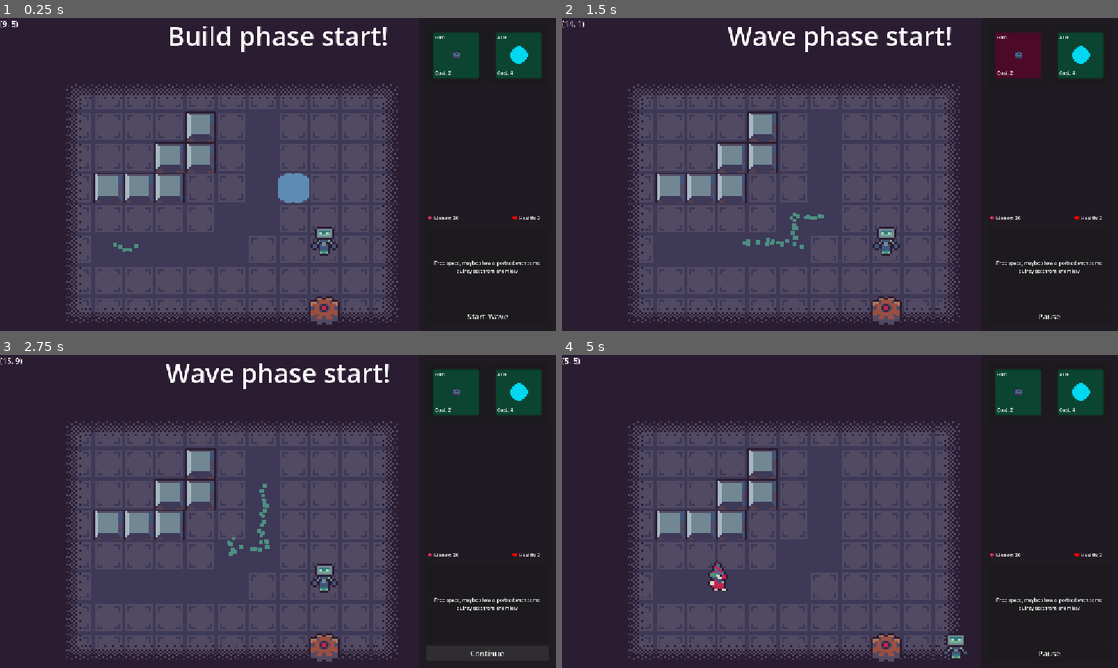
Above: before the commit, frames 1-4 (two rows, left to right).
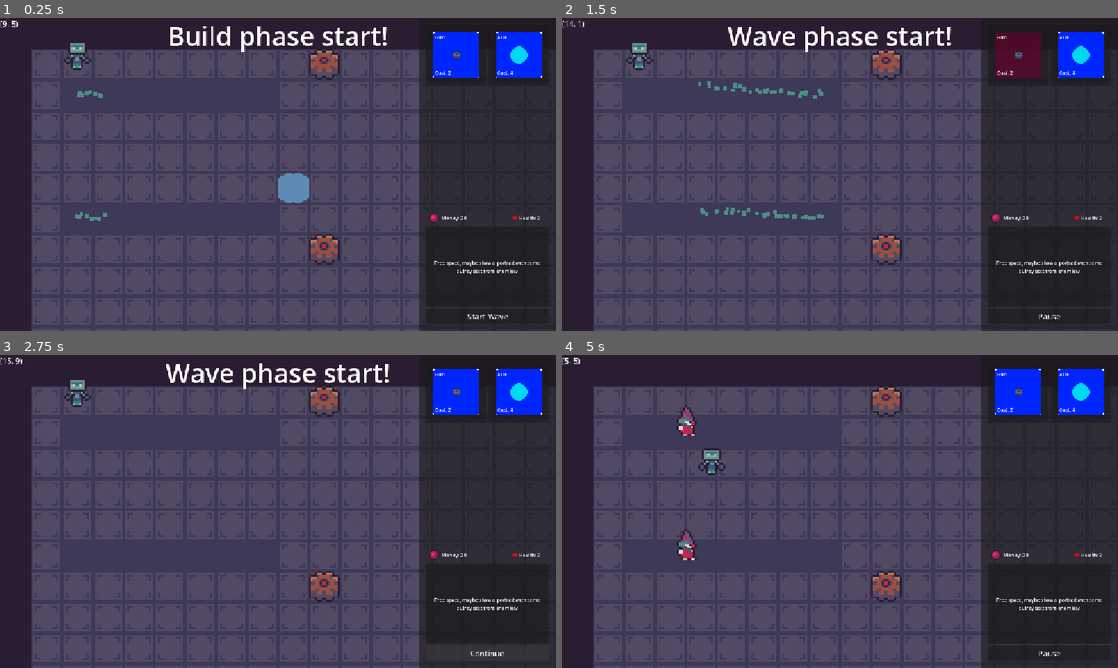
Above: after the commit, the same moments.

Repository: aughckt/spin-to-win
Game: Godot game, scene res://structure/level_manager.tscn
Two runs of this game, one before a commit and one after it. Both use one fixed random seed, a clock stepped at 60 frames per second and the inputs below. The engine's default icon, where the game draws it, is replaced by a stand-in: a white triangle on a blue panel in a dark square.
Inputs (mouse positions are in pixels of both pictures, inside the frame that each line leads up to):
- Up to frame 1 (0.25 s): no input
- Up to frame 2 (1.5 s): click "Start Wave" at 0.5 s; click (1017, 55) at 1.27 s
- Up to frame 3 (2.75 s): click "Pause" at 2 s
- Up to frame 4 (5 s): click "Continue" at 2.75 s; move the mouse to (962, 495) at 3.52 s; hold D (right) 3.53-4.28 s; hold Mouse wheel down (scroll_down) 3.53-4.28 s; click (962, 495) at 3.67 s; move the mouse to (728, 527) at 4.27 s; hold S (down) from 4.28 s (still down); tap Mouse wheel up (scroll_up) at 4.35 s

The runs differ from the first frame. In frame 1, 27% of the frame differs, in the area x 5-98%, y 4-100%; in frame 2, 26%; in frame 3, 27%; in frame 4, 28%.

Commit message:
bunch of different stuff

Diff:
--- /dev/null
+++ b/environment/confetti.tscn
@@ -0,0 +1,22 @@
+[gd_scene format=3 uid="uid://bio0r66wrop0y"]
+
+[sub_resource type="Gradient" id="Gradient_te1ty"]
+colors = PackedColorArray(1, 0, 0, 1, 1, 0, 0, 1)
+
+[sub_resource type="GradientTexture2D" id="GradientTexture2D_l6kgk"]
+gradient = SubResource("Gradient_te1ty")
+width = 8
+height = 8
+
+[sub_resource type="ParticleProcessMaterial" id="ParticleProcessMaterial_fbxa2"]
+lifetime_randomness = 0.3
+particle_flag_disable_z = true
+emission_shape = 3
+emission_box_extents = Vector3(576, 1, 1)
+gravity = Vector3(0, 98, 0)
+
+[node name="GPUParticles2D" type="GPUParticles2D" unique_id=1765881768]
+amount = 128
+texture = SubResource("GradientTexture2D_l6kgk")
+lifetime = 20.0
+process_material = SubResource("ParticleProcessMaterial_fbxa2")
--- a/environment/environment.gd
+++ b/environment/environment.gd
@@ -496,13 +496,14 @@
 const SPREAD_DEGRESS: float = 15
 @export var hud_layer: CanvasLayer
 func spawn_money(amount: int, at: Vector2) -> void:
+	var target :=  hud.nose_target.global_position + hud.nose_target.size / 2
 	for _i in range(amount):
 		var nose := Nose.create()
 		nose.reparent.call_deferred(hud_layer)
 		nose.global_position = at
-		nose.target_point = hud.nose_target.global_position
+		nose.target_point = target
 
 		var speed := randf_range(INITIAL_NOSE_VEL.x, INITIAL_NOSE_VEL.y)
 		var angle := deg_to_rad(randf_range(-SPREAD_DEGRESS, SPREAD_DEGRESS))
 
-		nose.vel = (-nose.global_position.direction_to(nose.target_point)).rotated(angle) * speed
+		nose.vel = (-nose.global_position.direction_to(target)).rotated(angle) * speed
--- a/environment/wave_marker.gd
+++ b/environment/wave_marker.gd
@@ -8,9 +8,12 @@
 #minimum distance towards target
 @export var min_dist_to_target: float = 0.1
 
+@export var particles: GPUParticles2D
+
 var target_pos: Vector2
 var walk_normal: Vector2
 
+var spawn_point: SpawnPoint
 signal end_reached(marker: WaveMarker)
 
 static var pool: Pool
@@ -19,7 +22,6 @@
 func _ready() -> void:
 	target_pos = global_position
 	walk_normal = Vector2.ZERO
-
 
 func _physics_process(delta: float) -> void:
 	if not Env.INST:
@@ -55,6 +57,7 @@
 	var marker := _get_pool().get_inst() as WaveMarker
 	marker.target_pos = marker.global_position
 	marker.walk_normal = Vector2.ZERO
+	marker.spawn_point = null
 	return marker
 
 func remove() -> void:
--- a/environment/wave_marker.tscn
+++ b/environment/wave_marker.tscn
@@ -22,7 +22,6 @@
 particle_flag_disable_z = true
 emission_shape = 1
 emission_sphere_radius = 10.0
-inherit_velocity_ratio = 0.1
 direction = Vector3(0, -1, 0)
 spread = 20.0
 initial_velocity_min = 15.0
@@ -30,10 +29,11 @@
 gravity = Vector3(0, 0, 0)
 damping_curve = SubResource("CurveTexture_3c1eq")
 
-[node name="WaveMarker" type="Node2D" unique_id=944576945]
+[node name="WaveMarker" type="Node2D" unique_id=944576945 node_paths=PackedStringArray("particles")]
 z_index = 100
 script = ExtResource("1_e7v72")
 move_speed = 250.0
+particles = NodePath("GPUParticles2D")
 
 [node name="GPUParticles2D" type="GPUParticles2D" parent="." unique_id=1522238229]
 amount = 32
--- a/structure/level.gd
+++ b/structure/level.gd
@@ -22,14 +22,17 @@
 
 	spawn_marker()
 
+func spawn_marker_at(spawn_point: SpawnPoint) -> void:
+	var marker := WaveMarker.create()
+	marker.reparent.call_deferred(spawn_point)
+	marker.end_reached.connect(_on_marker_end_reached)
+	marker.global_position = spawn_point.global_position
+	marker.target_pos = marker.global_position
+	marker.spawn_point = spawn_point
 
 func spawn_marker() -> void:
 	for spawn_point: SpawnPoint in spawn_points:
-		var marker := WaveMarker.create()
-		marker.reparent.call_deferred(spawn_point)
-		marker.end_reached.connect(_on_marker_end_reached)
-		marker.global_position = spawn_point.global_position
-		marker.target_pos = marker.global_position
+		spawn_marker_at(spawn_point)
 
 
 func set_build_phase(value: bool) -> void:
@@ -41,7 +44,7 @@
 	marker.remove()
 
 	if LevelManager.INST.is_build_phase:
-		spawn_marker()
+		spawn_marker_at(marker.spawn_point)
 
 
 func _on_wave_finished() -> void:
--- a/structure/level_manager.gd
+++ b/structure/level_manager.gd
@@ -5,6 +5,7 @@
 
 @export var current_level_index: int = 0
 var level_array: Array[PackedScene] = [
+	preload("res://structure/levels/level_multilane.tscn"),
 	preload("res://structure/levels/level_gunturn.tscn"),
 	preload("res://structure/levels/level_aoe_intro.tscn"),
 	preload("res://structure/levels/level_multilane.tscn")]
--- a/structure/levels/level_gunturn.tscn
+++ b/structure/levels/level_gunturn.tscn
@@ -29,7 +29,7 @@
 tile_map_data = PackedByteArray("AAADAAIAAAADAAAAAAAEAAIAAAADAAAAAAAFAAIAAAADAAAAAAAGAAIAAAADAAAAAAAHAAIAAAADAAAAAAAIAA …(464 unchanged characters)…
 
 [node name="GearMap" parent="Environment" parent_id_path=PackedInt32Array(123182581) index="4" unique_id=916456414]
-tile_map_data = PackedByteArray("AAAKAAkAAAABAAAAAAA=")
+tile_map_data = PackedByteArray("AAAKAAgAAAABAAAAAAA=")
 
 [node name="Player" parent="Environment" parent_id_path=PackedInt32Array(123182581) index="12" unique_id=1382910038]
 position = Vector2(672, 480)
--- a/towers/gun_tower/bullet.gd
+++ b/towers/gun_tower/bullet.gd
@@ -10,6 +10,8 @@
 
 static var pool: Pool
 const scene: PackedScene = preload("res://towers/gun_tower/bullet.tscn")
+
+@export var sprite: Sprite2D
 
 func _ready() -> void:
 	area_entered.connect(_on_area_entered)
--- a/towers/gun_tower/bullet.tscn
+++ b/towers/gun_tower/bullet.tscn
@@ -1,20 +1,20 @@
 [gd_scene format=3 uid="uid://clfhqev8mp6xc"]
 
-[ext_resource type="Texture2D" uid="uid://btm4vlsmnxvyw" path="res://icon.svg" id="1_j3grx"]
 [ext_resource type="Script" uid="uid://fj7l6fedtag4" path="res://towers/gun_tower/bullet.gd" id="1_wwakr"]
+[ext_resource type="Texture2D" uid="uid://042qp425i7v" path="res://ui/tie.png" id="2_nnk04"]
 
 [sub_resource type="CircleShape2D" id="CircleShape2D_idurc"]
-radius = 24.092964
+radius = 11.401754
 
-[node name="Bullet" type="Area2D" unique_id=1233644382]
+[node name="Bullet" type="Area2D" unique_id=1233644382 node_paths=PackedStringArray("sprite")]
 collision_layer = 0
 collision_mask = 3
 script = ExtResource("1_wwakr")
+sprite = NodePath("Icon")
 
 [node name="Icon" type="Sprite2D" parent="." unique_id=1605290369]
-modulate = Color(0, 0, 0, 1)
-scale = Vector2(0.3797398, 0.3797398)
-texture = ExtResource("1_j3grx")
+scale = Vector2(4, 4)
+texture = ExtResource("2_nnk04")
 
 [node name="CollisionShape2D" type="CollisionShape2D" parent="." unique_id=312063557]
 shape = SubResource("CircleShape2D_idurc")
--- a/towers/gun_tower/gun_tower.gd
+++ b/towers/gun_tower/gun_tower.gd
@@ -20,6 +20,14 @@
 	bullet.dir = (Vector2.RIGHT).rotated(-gun_rotation)
 	bullet.global_position = global_position
 	bullet.damage = data.damage
+
+	var dir := bullet.dir as Vector2i #if you dont change it to ints you get -0, i love floating point precision errors
+	if abs(dir.x) > abs(dir.y):
+		bullet.sprite.rotation_degrees = 90
+		bullet.sprite.flip_v = dir.x < 0
+	else:
+		bullet.sprite.rotation_degrees = 0
+		bullet.sprite.flip_v = dir.y > 0
 
 	SoundBus.play_sound(shoot_sound)
 
--- a/troopers/trooper.gd
+++ b/troopers/trooper.gd
@@ -70,6 +70,9 @@
 	pool_self()
 
 func take_damage(amount: int) -> void:
+	if hp <= 0:
+		return
+
 	hp -= amount
 	#youre not tweening it, right? this just shrinks the clown as it takes damage?
 	#sprite.scale = Vector2(hp/100.0,hp/100.0)
--- a/troopers/trooper.gdshader
+++ b/troopers/trooper.gdshader
@@ -7,8 +7,31 @@
 
 uniform vec3 grey: source_color;
 
+uniform float border: hint_range(0.0, 1.0, 0.1);
+
+vec4 get_col(vec2 uv, vec2 pixel_size) {
+	//if (int(trunc(pixel_size.y * 18.)) == 0) {
+	//	return vec4(0., 0., 1., 1.);
+	//}
+
+	vec2 pixel = uv * (1. / pixel_size);
+	float border_y = border * (1. / (1./18.));//pixel_size.x);
+
+	vec4 col = vec4(0.);
+
+	if (int(pixel.y) == 9) {//int(border_y)) {
+		col.r = 1.;
+		col.a = 1.;
+	}
+
+	return col;
+}
+
 void fragment() {
 	vec3 col = COLOR.rgb;
+
+
+
 
 	//vec3 evil = vec3(1) - col;
 	//col -= evil * progress * strength;
@@ -40,5 +63,8 @@
 		COLOR.a = 1.;
 	}
 
+	//col = get_col(UV, TEXTURE_PIXEL_SIZE);
+
 	COLOR.rgb = col;
+	//COLOR = get_col(UV, TEXTURE_PIXEL_SIZE);
 }
--- a/troopers/trooper.tscn
+++ b/troopers/trooper.tscn
@@ -13,6 +13,7 @@
 shader_parameter/strength = 0.0
 shader_parameter/y_threshold = 0.3850000182875
 shader_parameter/grey = Color(0.12591079, 0.12591085, 0.12591082, 1)
+shader_parameter/border = 0.5000000074506
 
 [sub_resource type="AtlasTexture" id="AtlasTexture_hlcmw"]
 atlas = ExtResource("3_kbjsr")
--- a/ui/hud.tscn
+++ b/ui/hud.tscn
@@ -104,6 +104,7 @@
 
 [node name="TextureRect" type="TextureRect" parent="PanelContainer/MarginContainer/VBoxContainer/HealthAndMoney/HBoxContainer/Money/HBoxContainer" unique_id=600968392]
 texture_filter = 1
+custom_minimum_size = Vector2(32, 32)
 layout_mode = 2
 size_flags_horizontal = 0
 texture = ExtResource("3_en2x2")
--- a/ui/nose/nose.tscn
+++ b/ui/nose/nose.tscn
@@ -4,11 +4,20 @@
 [ext_resource type="Script" uid="uid://bq2ykur37cr3c" path="res://ui/nose/nose.gd" id="2_5xfc3"]
 [ext_resource type="Script" uid="uid://ce8myo2y6rl0p" path="res://audio/sound.gd" id="3_ehdac"]
 [ext_resource type="AudioStream" uid="uid://declsg2r3ox00" path="res://ui/nose/clownnose.wav" id="4_7vwqx"]
+[ext_resource type="AudioStream" uid="uid://c1w00iuv3ftkx" path="res://ui/nose/clownhonk4.ogg" id="4_ym5jm"]
+
+[sub_resource type="AudioStreamRandomizer" id="AudioStreamRandomizer_ym5jm"]
+random_pitch = 1.0594631
+random_volume_offset_db = 3.0
+streams_count = 2
+stream_0/stream = ExtResource("4_ym5jm")
+stream_1/stream = ExtResource("4_7vwqx")
+stream_1/weight = 0.4
 
 [sub_resource type="Resource" id="Resource_mpyug"]
 script = ExtResource("3_ehdac")
-stream = ExtResource("4_7vwqx")
-volume_linear = 0.4
+stream = SubResource("AudioStreamRandomizer_ym5jm")
+volume_linear = 0.3
 max_polyphony = 4
 metadata/_custom_type_script = "uid://ce8myo2y6rl0p"
 
--- a/ui/tower_panel.tscn
+++ b/ui/tower_panel.tscn
@@ -3,18 +3,14 @@
 [ext_resource type="Script" uid="uid://0m2njoouexwx" path="res://ui/tower_panel.gd" id="1_4fi7c"]
 [ext_resource type="Texture2D" uid="uid://df8fpi67rq44p" path="res://environment/gears/gear.png" id="1_i6c17"]
 [ext_resource type="Theme" uid="uid://ofehi657nfwc" path="res://ui/theme.tres" id="1_p4yss"]
+[ext_resource type="Texture2D" uid="uid://dcokr0aj4yibe" path="res://ui/ui_test.png" id="2_3fj1x"]
 
-[sub_resource type="StyleBoxFlat" id="StyleBoxFlat_p4yss"]
-content_margin_left = 4.0
-content_margin_top = 4.0
-content_margin_right = 4.0
-content_margin_bottom = 4.0
-bg_color = Color(2.7675182e-07, 0.38560495, 0.24480677, 0.6)
-corner_radius_top_left = 3
-corner_radius_top_right = 3
-corner_radius_bottom_right = 3
-corner_radius_bottom_left = 3
-corner_detail = 5
+[sub_resource type="StyleBoxTexture" id="StyleBoxTexture_rynoa"]
+texture = ExtResource("2_3fj1x")
+texture_margin_left = 4.0
+texture_margin_top = 4.0
+texture_margin_right = 4.0
+texture_margin_bottom = 4.0
 
 [sub_resource type="StyleBoxFlat" id="StyleBoxFlat_4fi7c"]
 content_margin_left = 4.0
@@ -65,7 +61,7 @@
 [node name="Button" type="Button" parent="PanelContainer/MarginContainer" unique_id=1770499033]
 layout_mode = 2
 focus_behavior_recursive = 1
-theme_override_styles/normal = SubResource("StyleBoxFlat_p4yss")
+theme_override_styles/normal = SubResource("StyleBoxTexture_rynoa")
 theme_override_styles/hover = SubResource("StyleBoxFlat_4fi7c")
 
 [node name="DisplayElements" type="MarginContainer" parent="PanelContainer/MarginContainer" unique_id=2127666886]
Not shown, added: Job Factory Monologue.txt
Not shown, added: ui/nose/clownhonk4.ogg.import
Binary file added: ui/tie.png
Not shown, added: ui/tie.png.import
Binary file added: ui/ui_test.png
Not shown, added: ui/ui_test.png.import
Not shown, added: ui/nose/clownhonk4.ogg
